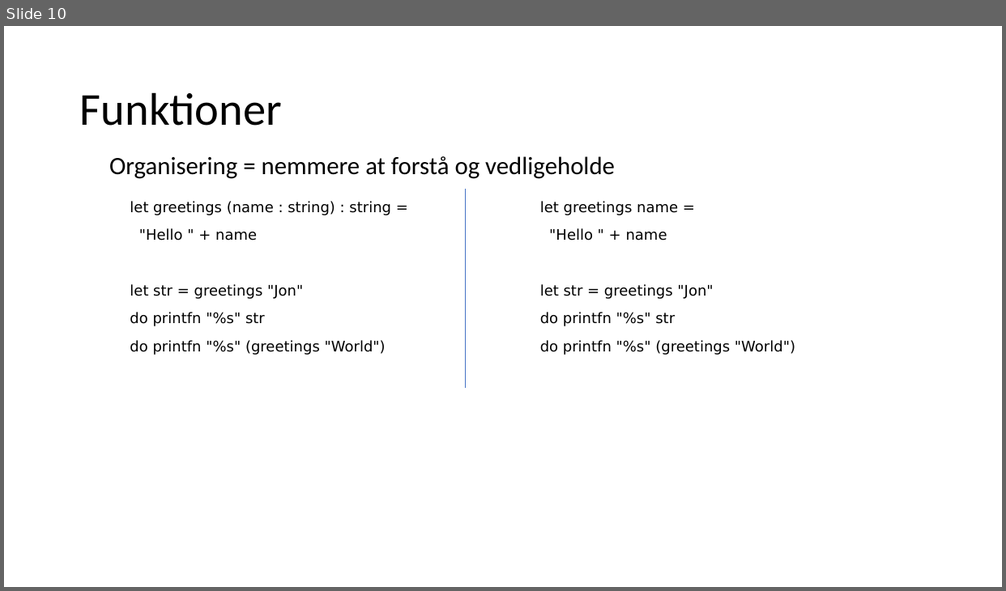
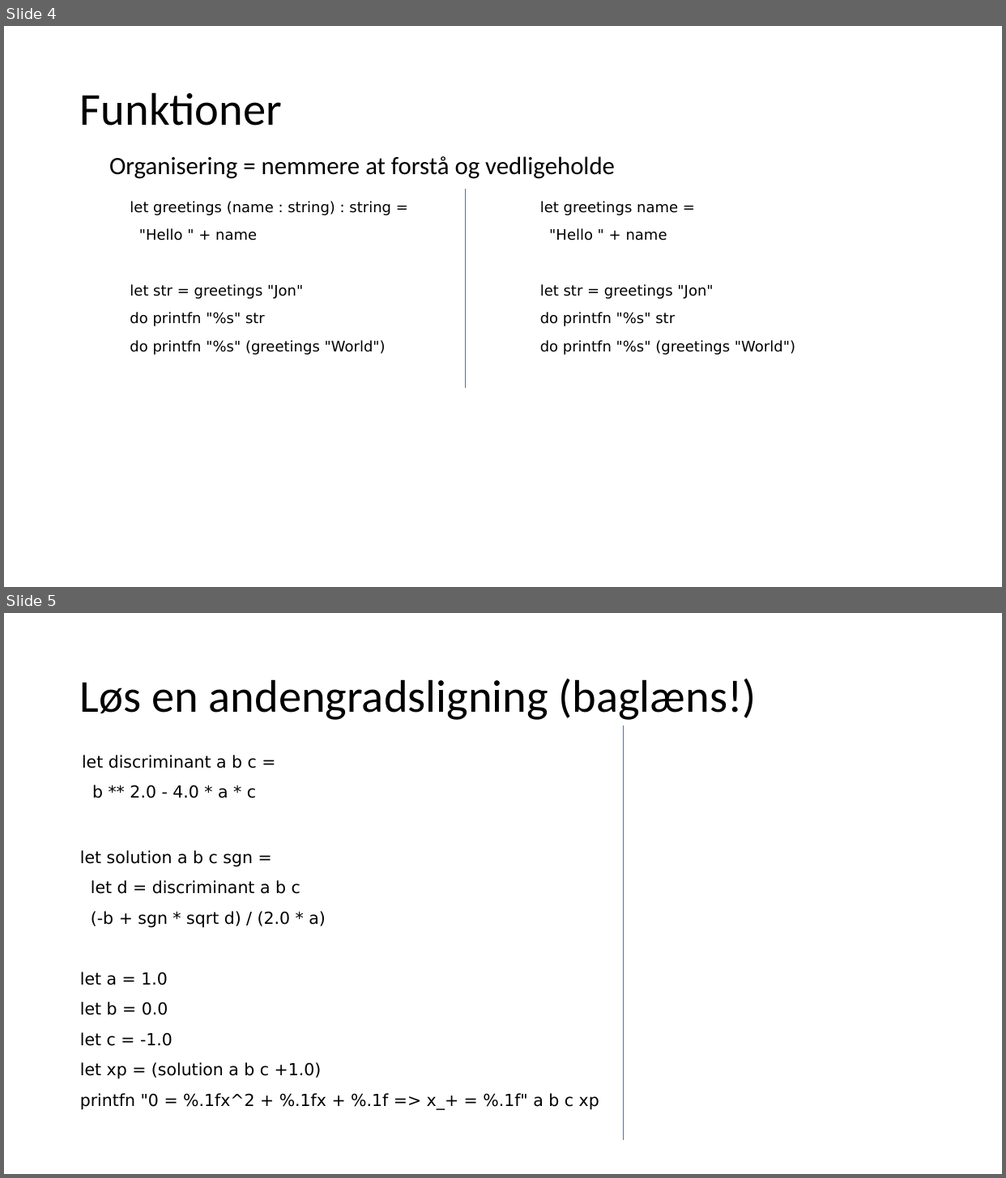
Before and after one commit to fisterloegsovs/pop22, a slide deck: lectures/3.2FunctionsNPrintf/lecture.pptx. Shown one above the other, each under a label of ours: slide 10 before the commit, slides 4 and 5 after it. The pictures are 1006x591 and 1006x1178 pixels, drawn with LibreOffice and Linux fonts; fonts in the diff are those of the drawing; grey boxes stand for pictures. Boxes give left, top, right and bottom in pixels: in the first picture for what was removed or moved away, otherwise in the second. Text is boxed around its words. In the diff, an @@ line names an element or a change of style, - is before the commit and + after.

```diff
--- a/lectures/3.2FunctionsNPrintf/lecture.pptx
+++ b/lectures/3.2FunctionsNPrintf/lecture.pptx
@@ slide 5 added at bbox=[4, 613, 1002, 1174], background #FFFFFF @@
@@ title added at bbox=[80, 679, 756, 720], 44 pt, text #000000 @@
+Løs en andengradsligning (baglæns!)
@@ line added from (623, 726) to (623, 1140), #4472C4 0.5 pt @@
@@ text added at bbox=[82, 755, 257, 798], 16 pt, text #000000 @@
+let discriminant a b c =
+b ** 2.0 - 4.0 * a * c
@@ text added at bbox=[80, 850, 326, 928], 16 pt, text #000000 @@
+let solution a b c sgn =
+let d = discriminant a b c
+(-b + sgn * sqrt d) / (2.0 * a)
@@ text added at bbox=[80, 972, 599, 1110], 16 pt, text #000000 @@
+let a = 1.0
+let b = 0.0
+let c = -1.0
+let xp = (solution a b c +1.0)
+printfn "0 = %.1fx^2 + %.1fx + %.1f => x_+ = %.1f" a b c xp
@@ what was slide 10 is now slide 4 @@
```
Also in this commit, not shown: 2 slides changed, 5 other slides added, 6 slides removed, 3 other files.
